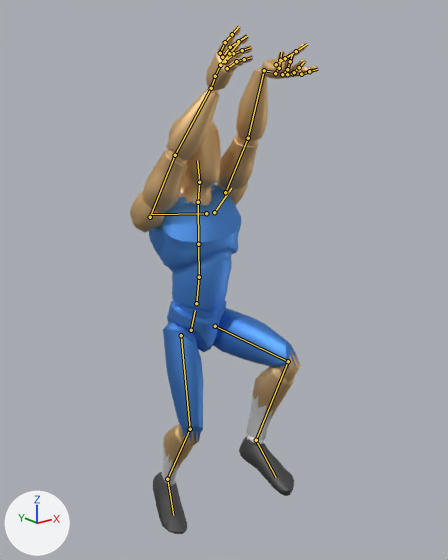
The glTF model player.glb, before and after one commit.
The view is the same before and after, from a 50 mm lens placed at (-1.46, -2.0, 1.95), pointed at (0.03, -0.13, 1.2). The lights are fixed; the arrows at lower left show +X, +Y and +Z. The first picture is the older version. Both versions are drawn at frame 6 of the action 'layupM'; the numbers are the values there. The bones that change, and the others that lie on the model, are drawn over the model as lines.

The first picture shows 'Mannequin'.
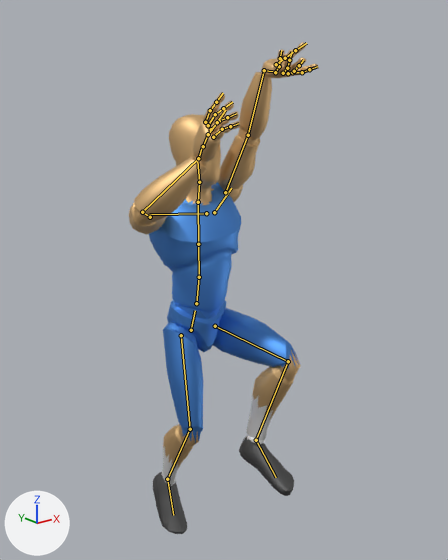
What differs and where, as boxes (x1, y1, x2, y2) in the pictures (448 x 560 px):
'Mannequin', posed: before (130, 26, 318, 534); after (129, 42, 318, 534)
bone 'DEF-upper_arm.L', root to tip: before (225, 192) to (248, 138); after (225, 192) to (248, 135)
bone 'DEF-hand.L', root to tip: before (264, 70) to (273, 72); after (264, 70) to (273, 71)
bone 'DEF-upper_arm.R', root to tip: before (150, 217) to (175, 155); after (150, 217) to (142, 212)
bone 'DEF-forearm.R', root to tip: before (175, 155) to (211, 88); after (142, 212) to (198, 158)
bone 'DEF-hand.R', root to tip: before (211, 88) to (215, 76); after (198, 158) to (202, 146)

The edits, one by one:
Bone 'DEF-upper_arm.L' (bone_def_upper_arm_l) turns from (148, -15, -98) to (91, -64, -23) degrees about its own x, y and z.
Bone 'DEF-hand.L' (bone_def_hand_l) turns from (-110, -15, 97) to (3, 176, -68) degrees about its own x, y and z.
Bone 'DEF-upper_arm.R' (bone_def_upper_arm_r) turns from (118, 64, 19) to (69, 35, 30) degrees about its own x, y and z.
Bone 'DEF-forearm.R' (bone_def_forearm_r) turns from (8, 0, 0) to (71, 0, 0) degrees about its own x, y and z.
Bone 'DEF-hand.R' (bone_def_hand_r) turns from (-63, 68, -51) to (-28, 43, -44) degrees about its own x, y and z.
